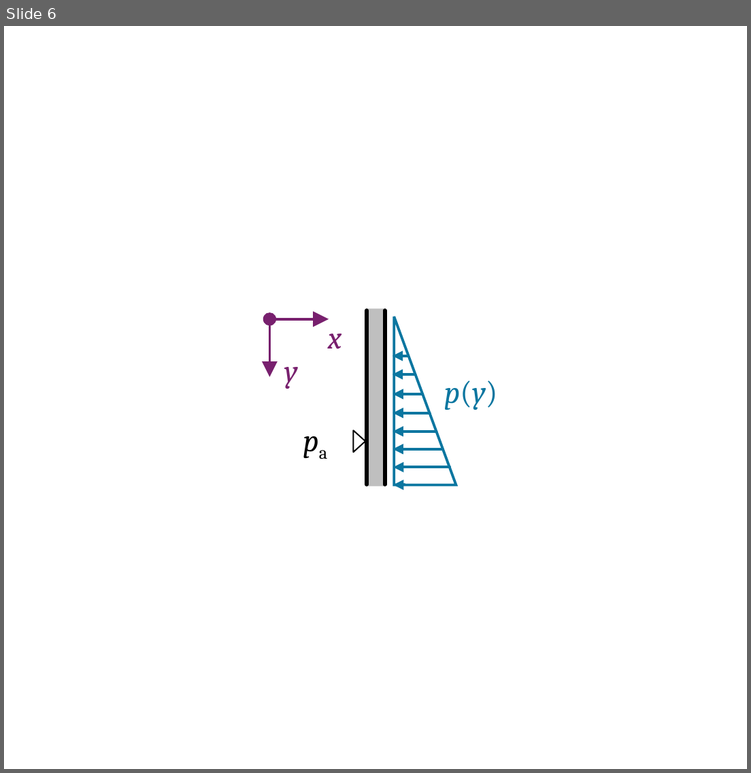
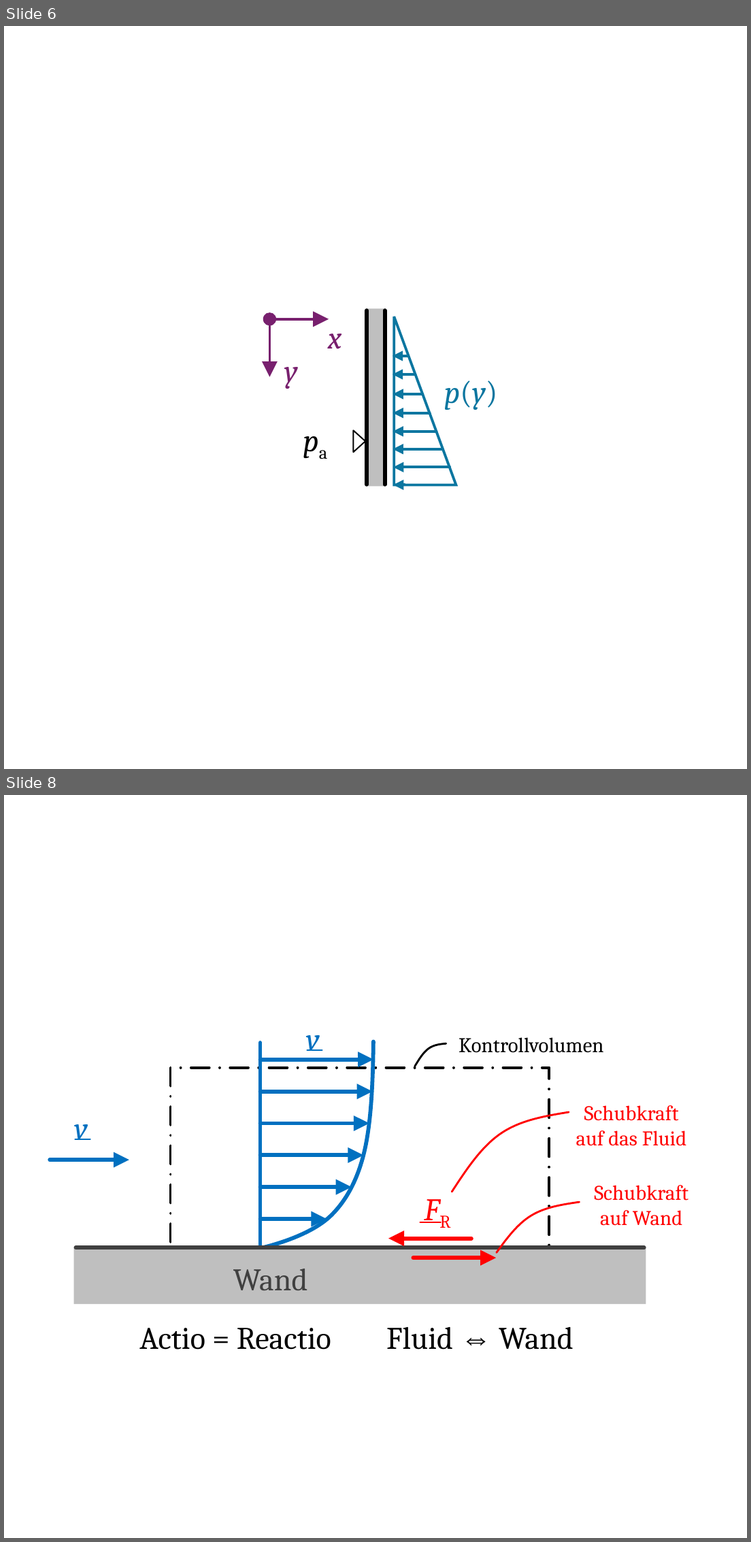
Before and after one commit to m4zeRobot/Project-FoSa, a slide deck: LaTeX B.Sc. LRT/Strömungslehre 1/images/SL1-Images.pptx. Shown one above the other, each under a label of ours: slide 6 before the commit, slides 6 and 8 after it; the slides between them are not shown. The pictures are 751x773 and 751x1542 pixels, drawn with LibreOffice and Linux fonts; fonts in the diff are those of the drawing. Boxes give left, top, right and bottom in pixels: in the first picture for what was removed or moved away, otherwise in the second. Text is boxed around its words. In the diff, an @@ line names an element or a change of style, - is before the commit and + after.

```diff
--- a/LaTeX B.Sc. LRT/Strömungslehre 1/images/SL1-Images.pptx
+++ b/LaTeX B.Sc. LRT/Strömungslehre 1/images/SL1-Images.pptx
@@ slide 8 added at (4,795,747,1538), background #FFFFFF @@
@@ text added at (306,1035,320,1051), 12 pt, text #0070C0, italic @@
+v
@@ text added at (458,1037,604,1053), 8 pt, text #000000 @@
+Kontrollvolumen
@@ arrow added from (260, 1059) to (373, 1059), #0070C0 1.5 pt @@
@@ freeform shape added at (260,1042,373,1247), outline #0070C0 1.5 pt @@
@@ line added from (260, 1247) to (260, 1042), #0070C0 1.5 pt @@
@@ line added from (307, 1049) to (322, 1049), #0070C0 0.5 pt @@
@@ freeform shape added at (415,1044,447,1066), outline #000000 0.75 pt @@
@@ rectangle added at (170,1066,549,1245), outline #000000 1 pt dashed @@
@@ arrow added from (260, 1091) to (371, 1091), #0070C0 1.5 pt @@
@@ freeform shape added at (451,1112,568,1191), outline #FF0000 0.75 pt @@
@@ text added at (576,1105,687,1146), 8 pt, text #FF0000 @@
+Schubkraft
+auf das Fluid
@@ text added at (74,1124,88,1140), 12 pt, text #0070C0, italic @@
+v
@@ line added from (75, 1140) to (90, 1140), #0070C0 0.5 pt @@
@@ arrow added from (260, 1123) to (370, 1123), #0070C0 1.5 pt @@
@@ arrow added from (50, 1159) to (128, 1159), #0070C0 1.5 pt @@
@@ arrow added from (260, 1155) to (364, 1155), #0070C0 1.5 pt @@
@@ text added at (394,1181,479,1238), 12 pt, text #FF0000, italic @@
+FR
@@ arrow added from (260, 1187) to (351, 1187), #0070C0 1.5 pt @@
@@ freeform shape added at (496,1202,579,1253), outline #FF0000 0.75 pt @@
@@ text added at (594,1185,688,1225), 8 pt, text #FF0000 @@
+Schubkraft
+auf Wand
@@ arrow added from (260, 1219) to (326, 1219), #0070C0 1.5 pt @@
@@ line added from (419, 1221) to (439, 1221), #FF0000 0.5 pt @@
@@ arrow added from (471, 1238) to (388, 1238), #FF0000 1.5 pt @@
@@ rectangle added at (74,1247,645,1304), fill #BFBFBF @@
@@ line added from (643, 1247) to (75, 1247), #404040 1.5 pt @@
@@ arrow added from (413, 1257) to (496, 1257), #FF0000 1.5 pt @@
@@ text added at (233,1268,308,1290), 12 pt, text #404040 @@
+Wand
@@ text added at (139,1327,573,1349), 12 pt, text #000000 @@
+Actio = Reactio Fluid ⇔ Wand
```
Also in this commit, not shown: 1 other slide added, 3 other files.
